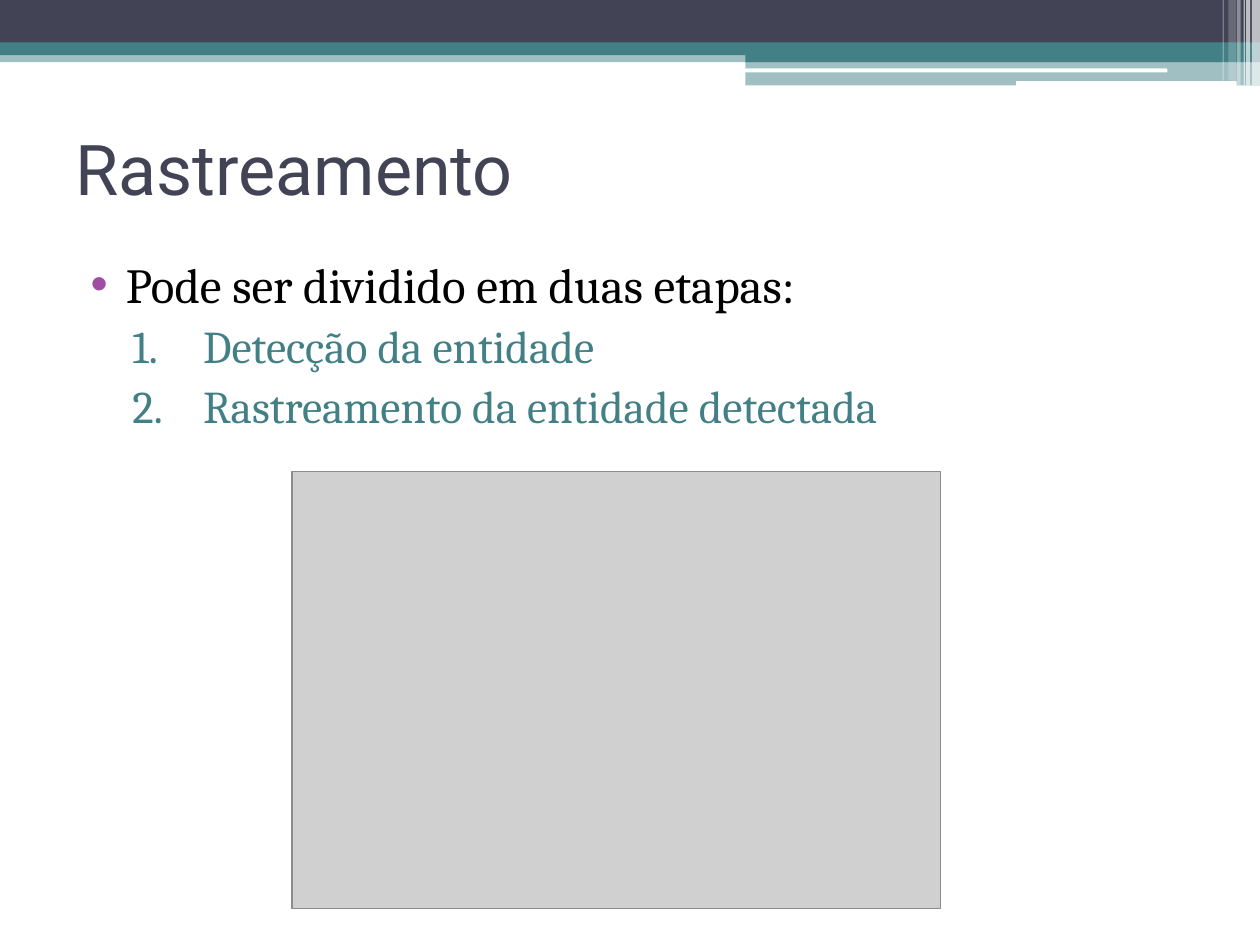
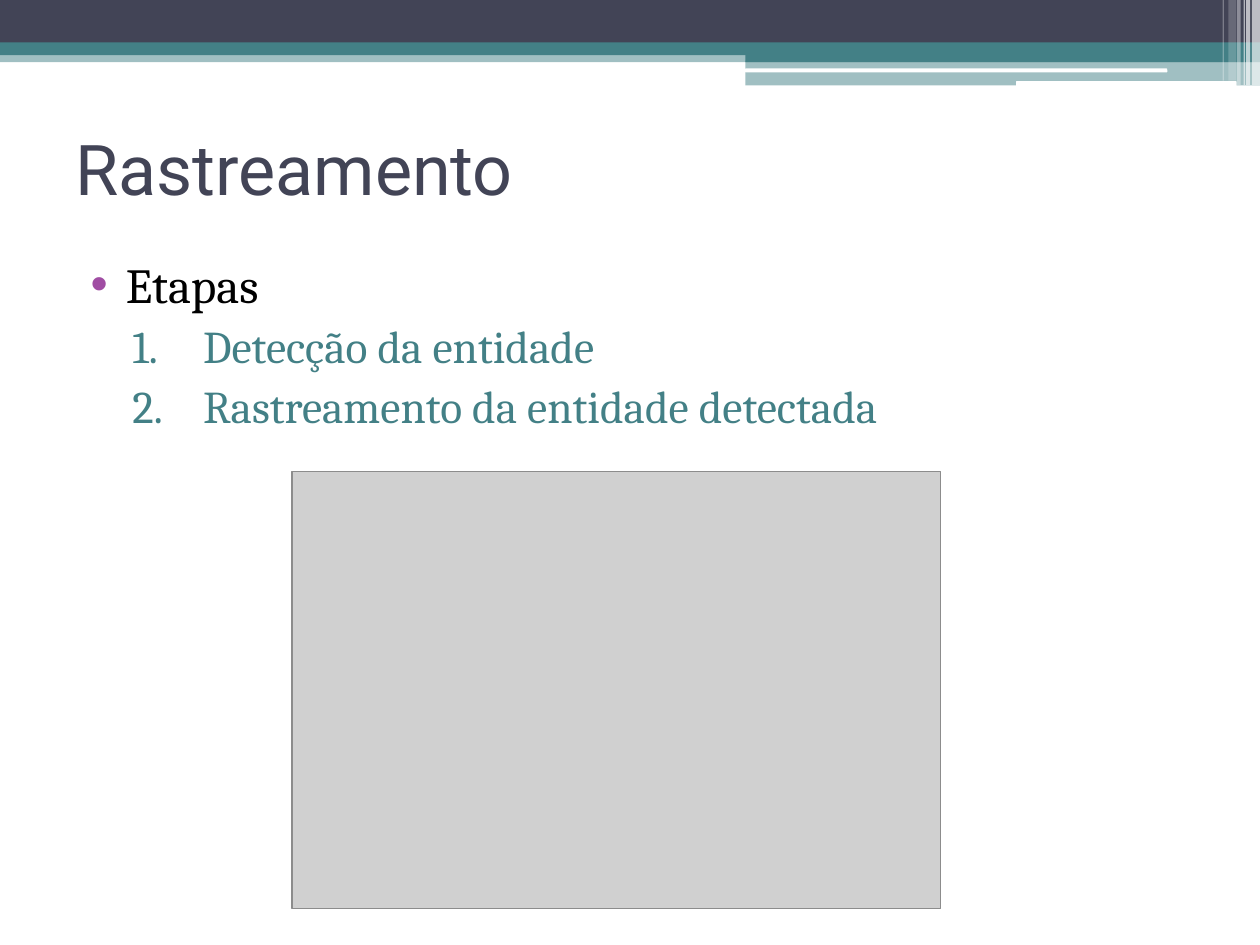
Before and after one commit to talesporto/Artigo-TRUE-SBCUP, a slide deck: slide 10 of apresentacao/ApresentacaoSBCUP.pptx. Drawn at 1260x945 pixels with LibreOffice and Linux fonts; fonts in the diff are those of the drawing; grey boxes stand for pictures. Boxes give left, top, right and bottom in pixels: in the first picture for what was removed or moved away, otherwise in the second. Text is boxed around its words. In the diff, an @@ line names an element or a change of style, - is before the commit and + after.

```diff
--- a/apresentacao/ApresentacaoSBCUP.pptx
+++ b/apresentacao/ApresentacaoSBCUP.pptx
@@ text at (126, 270, 259, 314): text changed @@
-• Pode ser dividido em duas etapas:
+• Etapas
```
Also in this commit, not shown: 6 other slides changed.
